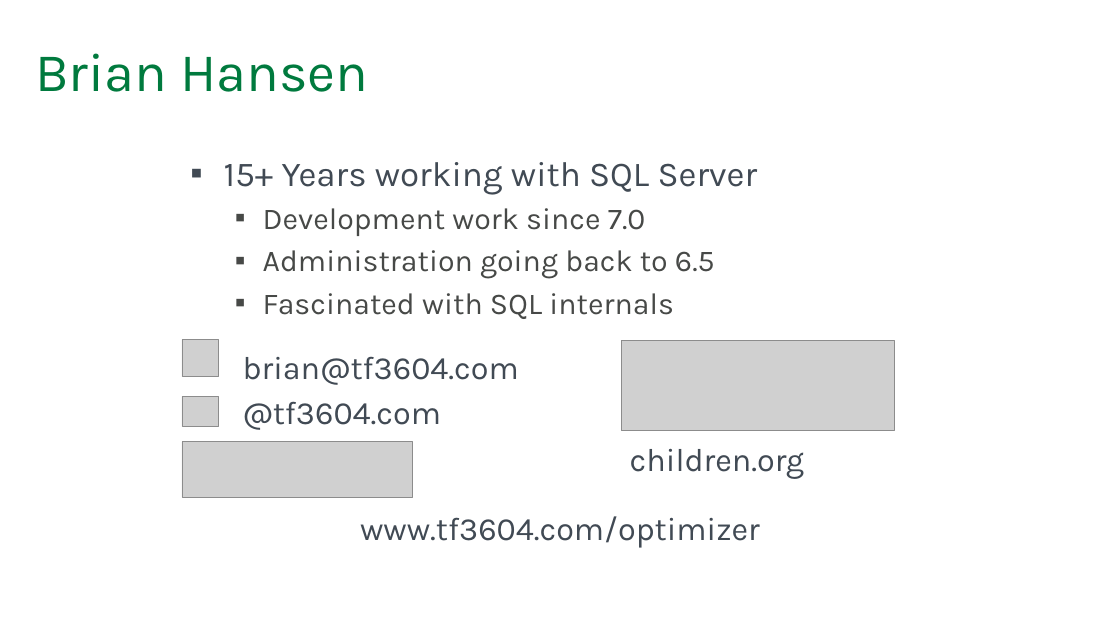
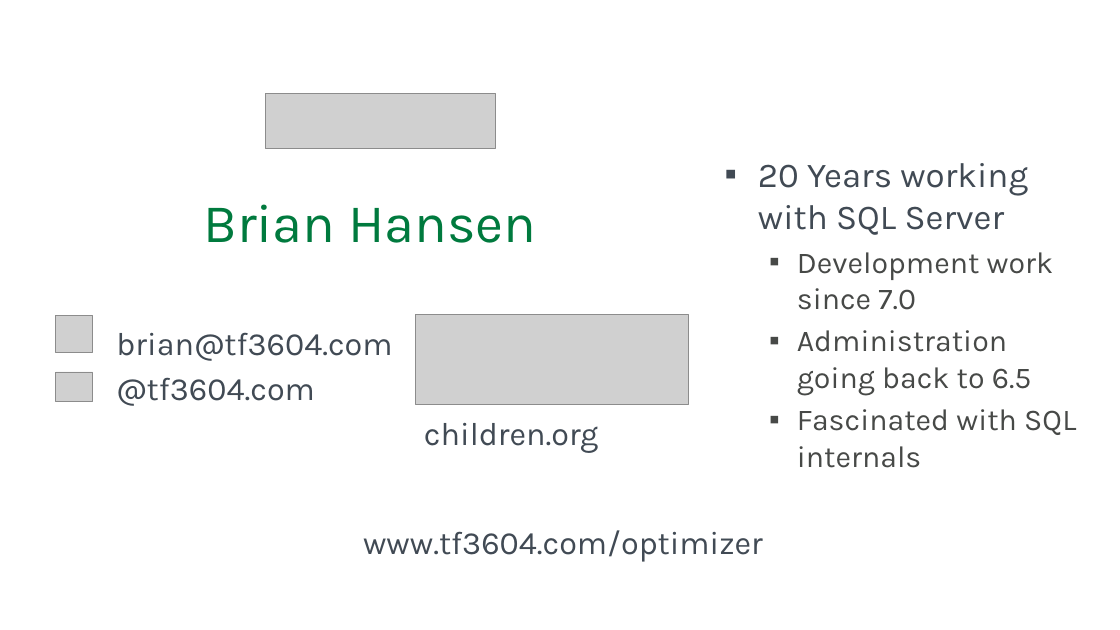
Before and after one commit to tf3604/OptimizerPresentation, a slide deck: slide 2 of Optimizer.pptx. Drawn at 1120x630 pixels with LibreOffice and Linux fonts; fonts in the diff are those of the drawing; grey boxes stand for pictures; background and template pictures are left out. Boxes give left, top, right and bottom in pixels: in the first picture for what was removed or moved away, otherwise in the second. Text is boxed around its words. In the diff, an @@ line names an element or a change of style, - is before the commit and + after.

Commit message:
Reorganize About Me slide.

```diff
--- a/Optimizer.pptx
+++ b/Optimizer.pptx
@@ picture: place and size @@
-picture at (182,442,412,497)
+picture at (265,93,495,148)
@@ text "20 Years working with SQL ...": place and size @@
-text "20 Years working with SQL ..." at (224,162,758,319)
+text "20 Years working with SQL ..." at (758,163,1076,468)
@@ text at (758,163,1028,235): text changed @@
-▪ 15+ Years working with SQL Server
+▪ 20 Years working with SQL Server
@@ title "Brian Hansen": place and size @@
-title "Brian Hansen" at (35,53,368,92)
+title "Brian Hansen" at (203,204,536,243)
@@ title "Brian Hansen" at (203,204,536,243): alignment left to centre @@
@@ picture: place and size @@
-picture at (621,340,894,431)
+picture at (416,315,689,405)
@@ 2 pictures, 2 texts: place and size @@
-2 pictures, 2 texts at (182,340,519,430)
+2 pictures, 2 texts at (56,316,392,406)
@@ text "children.org": place and size @@
-text "children.org" at (630,449,804,479)
+text "children.org" at (424,423,598,453)
@@ text "www.tf3604.com/optimizer": place and size @@
-text "www.tf3604.com/optimizer" at (360,516,760,548)
+text "www.tf3604.com/optimizer" at (363,530,763,562)
```
